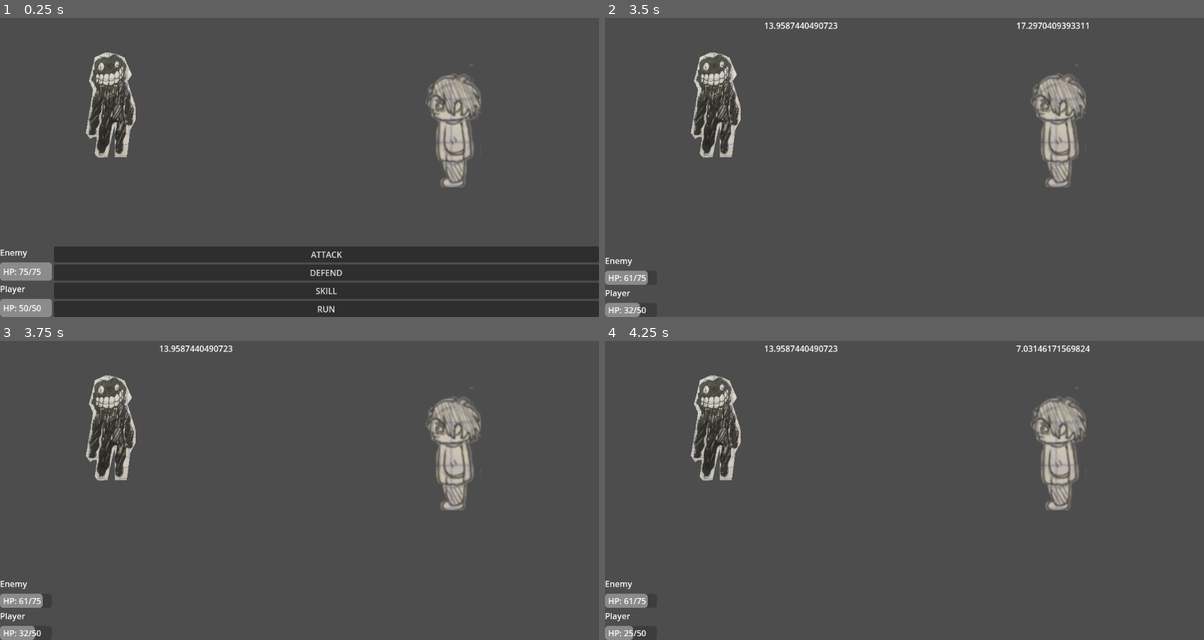
Above: before the commit, frames 1-4 (two rows, left to right).
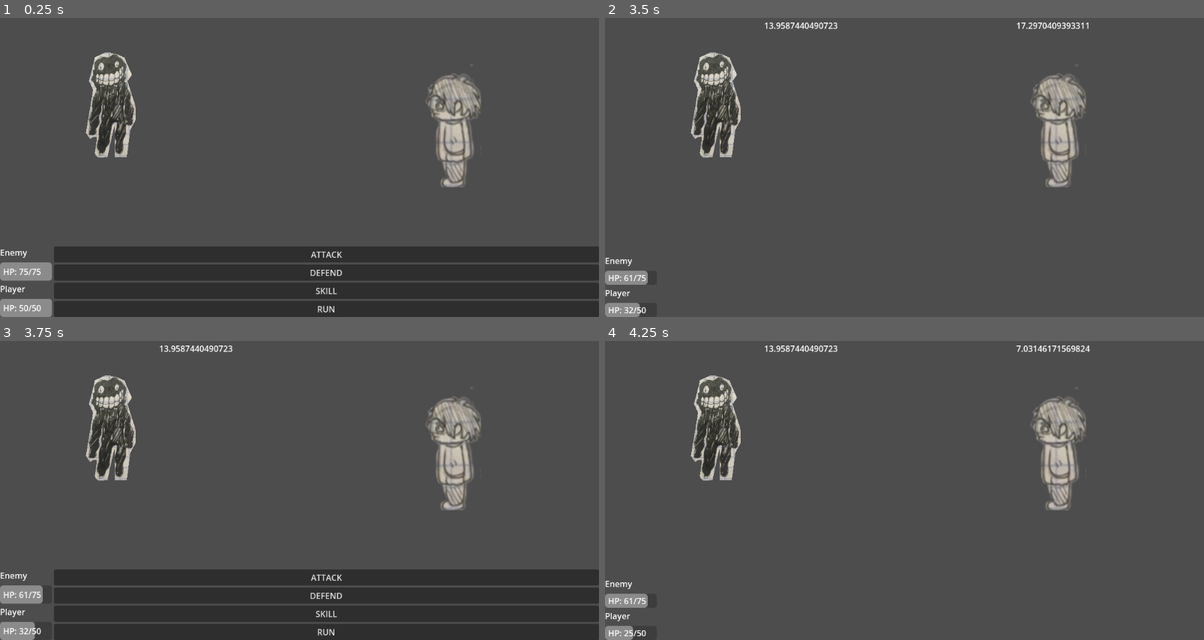
Above: after the commit, the same moments.

Repository: CoffeeLiqueurStudio/ShizGameBattleSystem
Game: Godot game, scene res://scenes/battle_controller/battle_controller.tscn
Same seed, same stepped clock (60 frames per second), same inputs: the game is played once before the commit and once after it. The project has no main scene, so this scene is started directly.
Inputs:
- Up to frame 1 (0.25 s): no input
- Up to frame 2 (3.5 s): click "ATTACK" at 0.5 s; tap Enter at 1.25 s; tap Space at 2 s; click "DEFEND" at 2.75 s
- Up to frame 3 (3.75 s): tap Enter at 3.5 s
- Up to frame 4 (4.25 s): no input

Frames 1-2 are identical in both runs. In frame 3, 20% of the frame differs, in the area x 0-100%, y 76-100%; in frame 4, nothing differs.

Commit message:
fixed duration and added multitype effects

Diff:
--- a/resources/player1_res.tres
+++ b/resources/player1_res.tres
@@ -10,7 +10,6 @@
 mp_cost = 20
 power = 30
 effect = "knockout"
-effect_duration = 0
 max_effect_duration = 1
 metadata/_custom_type_script = "uid://b7fya5uvj2uje"
 
@@ -20,7 +19,6 @@
 mp_cost = 15
 power = 20
 effect = "bleeding"
-effect_duration = 0
 max_effect_duration = 2
 metadata/_custom_type_script = "uid://b7fya5uvj2uje"
 
@@ -30,7 +28,6 @@
 mp_cost = 10
 power = 10
 effect = "nothing"
-effect_duration = 0
 max_effect_duration = 0
 metadata/_custom_type_script = "uid://b7fya5uvj2uje"
 
--- a/scripts/battle_controller/battle_controller.gd
+++ b/scripts/battle_controller/battle_controller.gd
@@ -6,9 +6,9 @@
 @onready var action_container: VBoxContainer = $CanvasLayer/HBoxContainer/ActionContainer
 @onready var animation_player: AnimationPlayer = $AnimationPlayer
 @onready var skill_container: VBoxContainer = $CanvasLayer/HBoxContainer/SkillContainer
-
 @export var player1_res: Resource = null
 @export var enemy1_res: Resource = null
+
 var group_turn = 0
 var active_enemy
 var active_player
@@ -38,20 +38,18 @@
 
 func enemy_turn():
 	if active_state == states.ENEMY_TURN:
-		match active_enemy.on_effect:
-			"is_knockout":
-				await get_tree().create_timer(1).timeout
-				active_state = states.PLAYER_TURN
-				change_turn_to_player_group()
-			"is_nothing":
-				active_player.take_damage(rng.randf_range(active_enemy.enemy_res.min_damage, active_enemy.enemy_res.max_damage))
-				change_turn_to_player_group()
-			"is_bleeding":
-				active_player.take_damage(rng.randf_range(active_enemy.enemy_res.min_damage, active_enemy.enemy_res.max_damage))
-				change_turn_to_player_group()
+		if active_enemy.is_knockout == true:
+			await get_tree().create_timer(1).timeout
+			change_turn_to_player_group()
+			active_state = states.PLAYER_TURN
+		else:
+			active_player.take_damage(rng.randf_range(active_enemy.enemy_res.min_damage, active_enemy.enemy_res.max_damage))
+			await get_tree().create_timer(1).timeout
+			change_turn_to_player_group()
+			active_state = states.PLAYER_TURN
 func _on_attack_button_pressed() -> void:
 	if active_state == states.PLAYER_TURN:
-		active_enemy.take_damage(rng.randf_range(active_player.player_res.min_damage, active_player.player_res.max_damage), "Nothing", 0)
+		active_enemy.take_damage(rng.randf_range(active_player.player_res.min_damage, active_player.player_res.max_damage))
 		active_state = states.ENEMY_TURN
 		change_turn_to_enemy_group()
 func _on_defend_button_pressed() -> void:
@@ -89,7 +87,7 @@
 	var damage = skill.power
 	var effect = skill.effect
 	var effect_max_duration = skill.max_effect_duration
-	active_enemy.take_damage(damage, effect, effect_max_duration)
+	active_enemy.take_effect_damage(damage, effect, effect_max_duration)
 	print("Игрок использует %s! Наносит %d урона." % [skill.name, damage])
 	change_turn_to_enemy_group()
 
--- a/scripts/enemy_cells/enemy1_cell.gd
+++ b/scripts/enemy_cells/enemy1_cell.gd
@@ -6,27 +6,63 @@
 @onready var animation_player: AnimationPlayer = $"../AnimationPlayer"
 @onready var enemy_damage_label: Label = $"../CanvasLayer/EnemyDamageLabel"
 @onready var animation_player_text: AnimationPlayer = $"../AnimationPlayerText"
-var on_effect: String = "is_nothing"
-var on_effect_duration: int = 0
-var on_effect_max_duration: int = 0
+var is_knockout: bool = false
+var is_blind: bool = false
+var on_effect1: String = ""
+var on_effect_duration1: int = 0
+var on_effect_max_duration1: int = 0
+var on_effect2: String = ""
+var on_effect_duration2: int = 0
+var on_effect_max_duration2: int = 0
+
 func _ready() -> void:
 	sprite_2d.texture = enemy_res.texture
 	set_health(enemy_1_progress_bar, enemy_res.current_hp, enemy_res.max_hp)
 
-func take_damage(damage, effect, effect_max_duration):
-	match effect:
-		"knockout":
-			on_effect_max_duration = effect_max_duration
-			on_effect = "is_knockout"
-		"bleeding":
-			on_effect_max_duration = effect_max_duration
-			on_effect = "is_bleeding"
+func take_damage(damage,):
 	enemy_res.current_hp = max(0, enemy_res.current_hp - damage)
 	set_health(enemy_1_progress_bar, enemy_res.current_hp, enemy_res.max_hp)
 	enemy_damage_label.text = str(damage)
 	animation_player_text.play(str(name)+"_damage")
+func take_effect_damage(damage, effect, effect_max_duration):
+	print(effect)
+	match effect:
+		"knockout":
+			if on_effect1 == "" and on_effect2 != "is_" + effect:
 
-
+				on_effect_max_duration1 = effect_max_duration
+				on_effect1 = "is_knockout"
+				is_knockout = true
+			elif on_effect2 == "" and on_effect1 != "is_" + effect:
+				on_effect_max_duration2 = effect_max_duration
+				on_effect2 = "is_knockout"
+				is_knockout = true
+			else:
+				pass
+		"bleeding":
+			if on_effect1 == "" and on_effect2 !=  "is_" + effect:
+				on_effect_max_duration1 = effect_max_duration
+				on_effect1 = "is_bleeding"
+			elif on_effect2 == "" and on_effect1 != "is_" + effect:
+				on_effect_max_duration2 = effect_max_duration
+				on_effect2 = "is_bleeding"
+			else:
+				pass
+		"blind":
+			if on_effect1 == "" and on_effect1 != "is_" + effect:
+				on_effect_max_duration1 = effect_max_duration
+				on_effect1 = "is_blind"
+				is_blind = true
+			elif on_effect2 == "" and on_effect2 != "is_" + effect:
+				on_effect_max_duration2 = effect_max_duration
+				on_effect2 = "is_blind"
+				is_blind = true
+			else:
+				pass
+	enemy_res.current_hp = max(0, enemy_res.current_hp - damage)
+	set_health(enemy_1_progress_bar, enemy_res.current_hp, enemy_res.max_hp)
+	enemy_damage_label.text = str(damage)
+	animation_player_text.play(str(name)+"_damage")
 func set_health(progress_bar, health, max_health):
 	progress_bar.value = health
 	progress_bar.max_value = max_health
@@ -34,14 +70,33 @@
 
 
 func _on_battle_controller_group_turns_ended() -> void:
-	print(on_effect_duration)
-	on_effect_duration += 1
-	match on_effect:
+	on_effect_duration1 += 1
+	match on_effect1:
 		"is_bleeding":
-			take_damage(5, "is_nothing", 0)
-		"is_knockout":
-			pass
-	if on_effect_duration >= on_effect_max_duration:
-		on_effect = "is_nothing"
-		on_effect_duration = 0
-	print(on_effect_duration)
+			take_damage(5)
+	if on_effect_duration1 >= on_effect_max_duration1:
+		match on_effect1:
+			"blind":
+				is_blind = false
+			"is_knockout":
+				is_knockout = false
+		on_effect1 = ""
+		on_effect_duration1 = 0
+
+	on_effect_duration2 += 1
+	match on_effect2:
+		"is_bleeding":
+			take_damage(5)
+	if on_effect_duration2 >= on_effect_max_duration1:
+		match on_effect2:
+			"blind":
+				is_blind = false
+			"is_knockout":
+				is_knockout = false
+		on_effect2 = ""
+		on_effect_duration2 = 0
+
+
+func _physics_process(delta: float) -> void:
+	print("1:"+on_effect1)
+	print("2:"+on_effect2)
